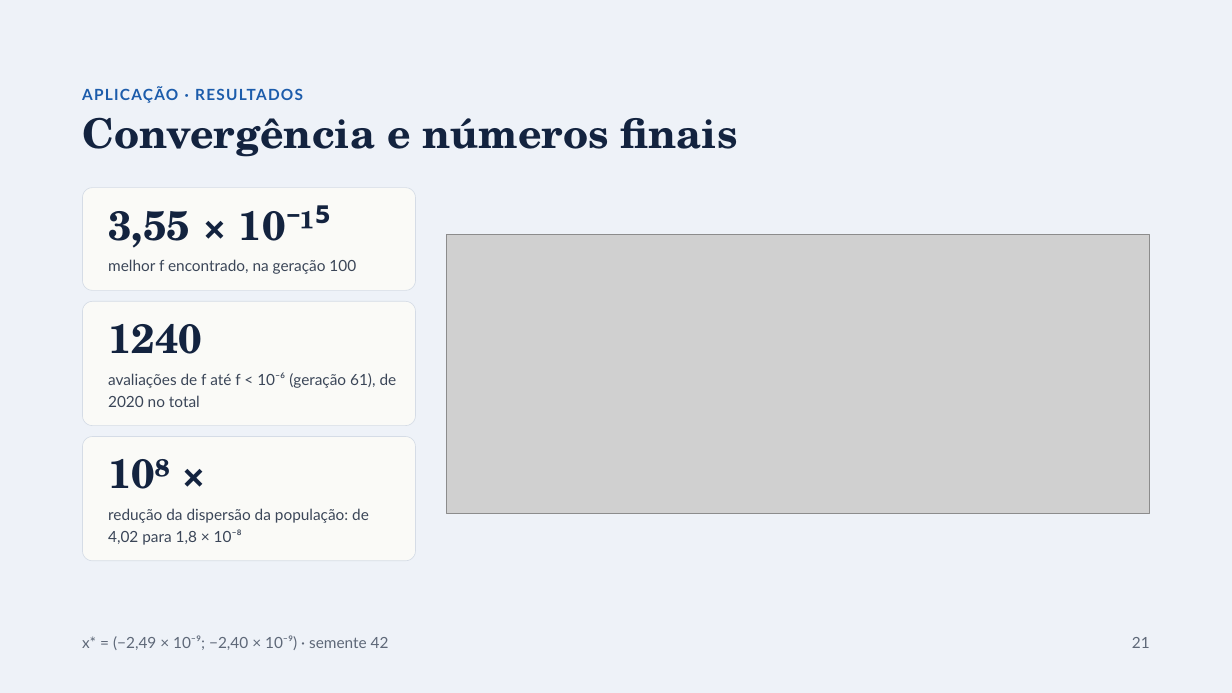
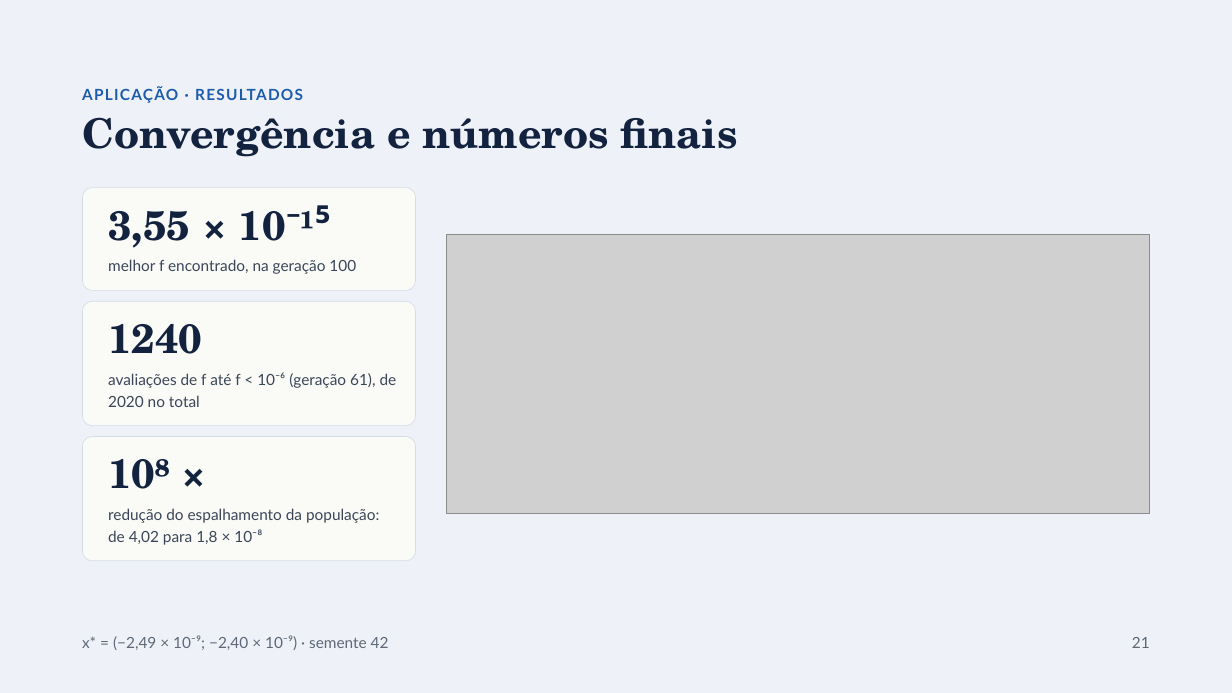
Before and after one commit to falconeee/opt-meta-heuristicas, a slide deck: slide 19 of Seminario/slides/Uma_introducao_a_Evolucao_Diferencial.pptx (slide 21 before the commit). Drawn at 1232x693 pixels with LibreOffice and Linux fonts; fonts in the diff are those of the drawing; grey boxes stand for pictures. Boxes give left, top, right and bottom in pixels: in the first picture for what was removed or moved away, otherwise in the second. Text is boxed around its words. In the diff, an @@ line names an element or a change of style, - is before the commit and + after.

```diff
--- a/Seminario/slides/Uma_introducao_a_Evolucao_Diferencial.pptx
+++ b/Seminario/slides/Uma_introducao_a_Evolucao_Diferencial.pptx
@@ text at (108,508,379,545): text changed @@
-redução da dispersão da população: de 4,02 para 1,8 × 10⁻⁸
+redução do espalhamento da população: de 4,02 para 1,8 × 10⁻⁸
```
Also in this commit, not shown: 13 other slides changed, 1 slide added, 4 slides removed, 19 other files.
